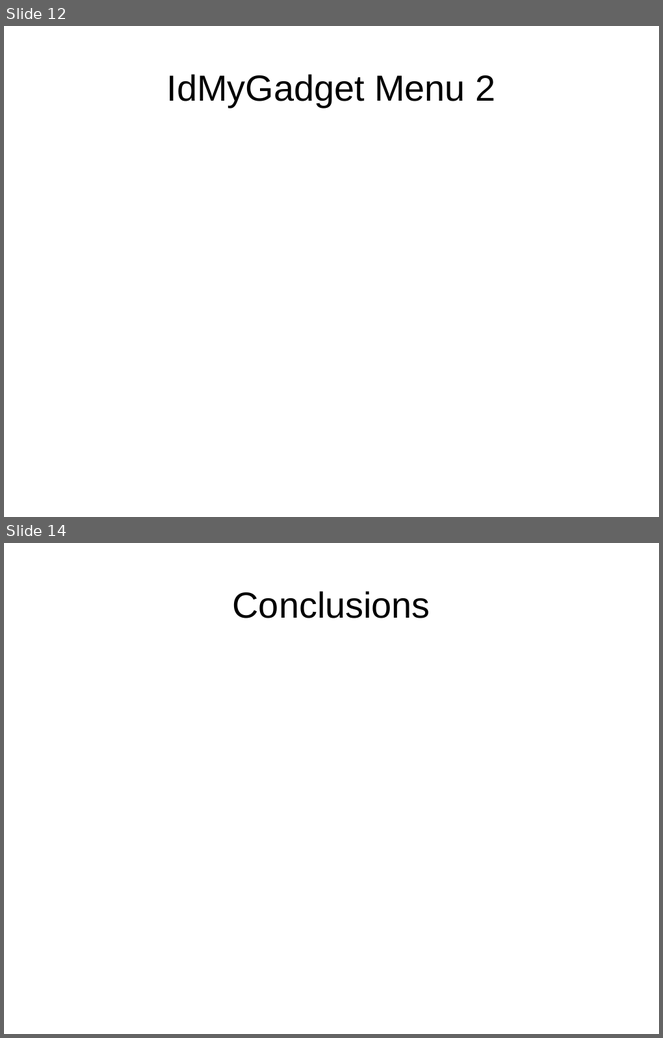
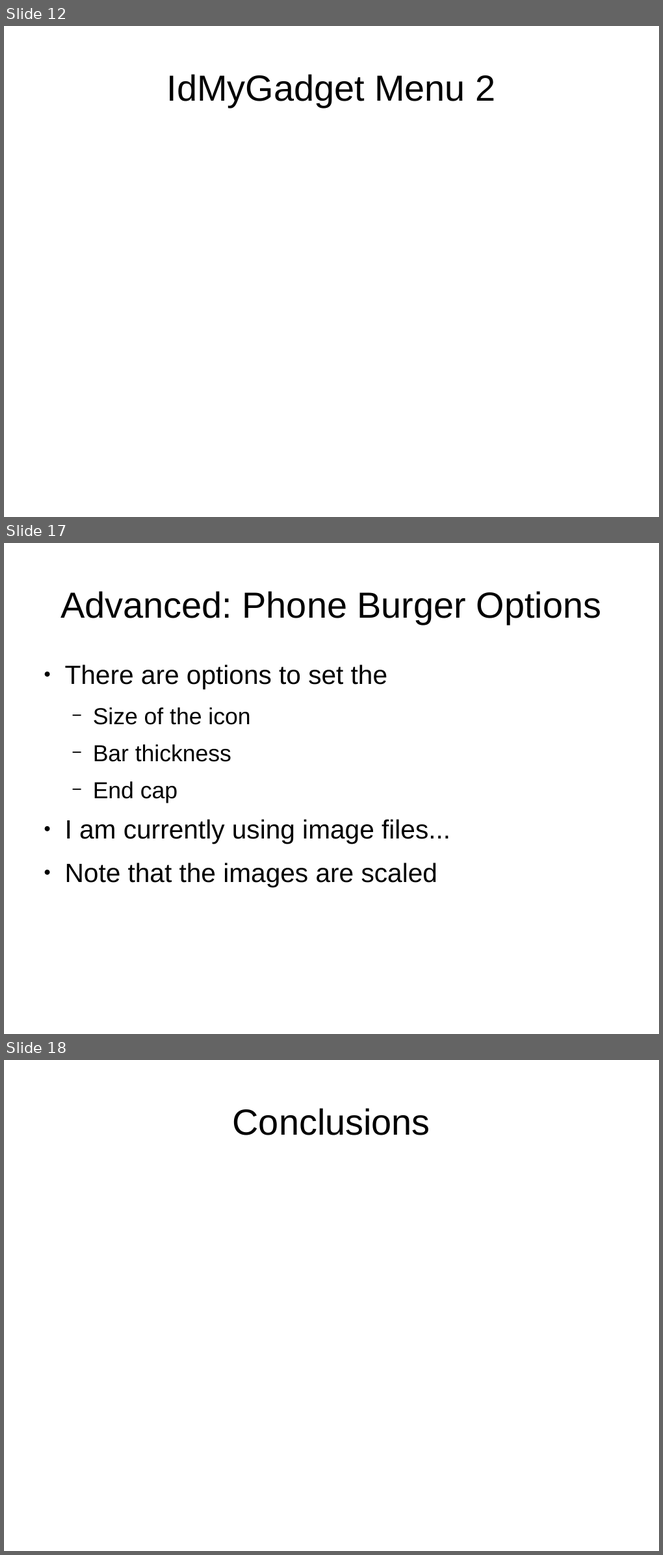
Before and after one commit to tomwhartung/jmws_accoutrements, a slide deck: presentations/2015_09-Joomla/Device_Detection-In_Protostar_and_Beez3.odp. Shown one above the other, each under a label of ours: slides 12 and 14 before the commit, slides 12, 17 and 18 after it; the slides between them are not shown. The pictures are 663x1038 and 663x1555 pixels, drawn with LibreOffice and Linux fonts; fonts in the diff are those of the drawing. Boxes give left, top, right and bottom in pixels: in the first picture for what was removed or moved away, otherwise in the second. Text is boxed around its words. In the diff, an @@ line names an element or a change of style, - is before the commit and + after.

```diff
--- a/presentations/2015_09-Joomla/Device_Detection-In_Protostar_and_Beez3.odp
+++ b/presentations/2015_09-Joomla/Device_Detection-In_Protostar_and_Beez3.odp
@@ slide 17 added at [4,543,659,1034], background #FFFFFF @@
@@ title added at [61,591,601,624], 44 pt, text #000000 @@
+Advanced: Phone Burger Options
@@ text added at [65,665,451,887], 32 pt, text #000000 @@
+● There are options to set the
+  − Size of the icon
+  − Bar thickness
+  − End cap
+● I am currently using image files...
+● Note that the images are scaled
@@ what was slide 14 is now slide 18 @@
```
Also in this commit, not shown: 3 slides changed, 3 other slides added.
